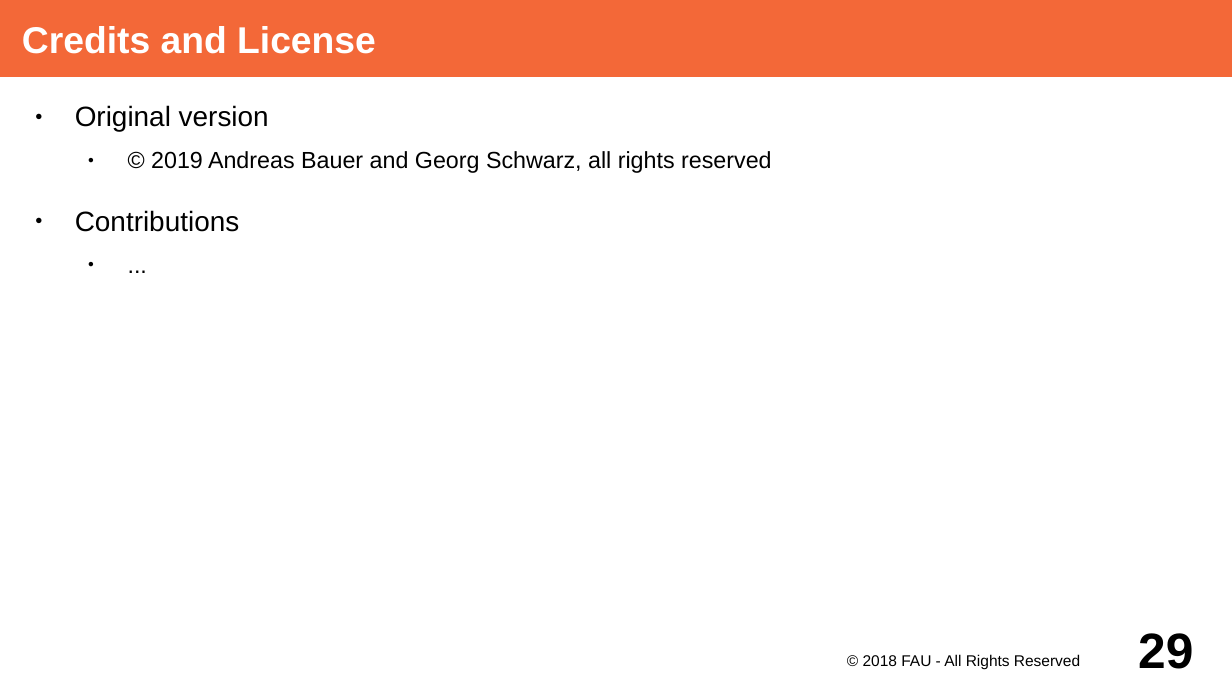
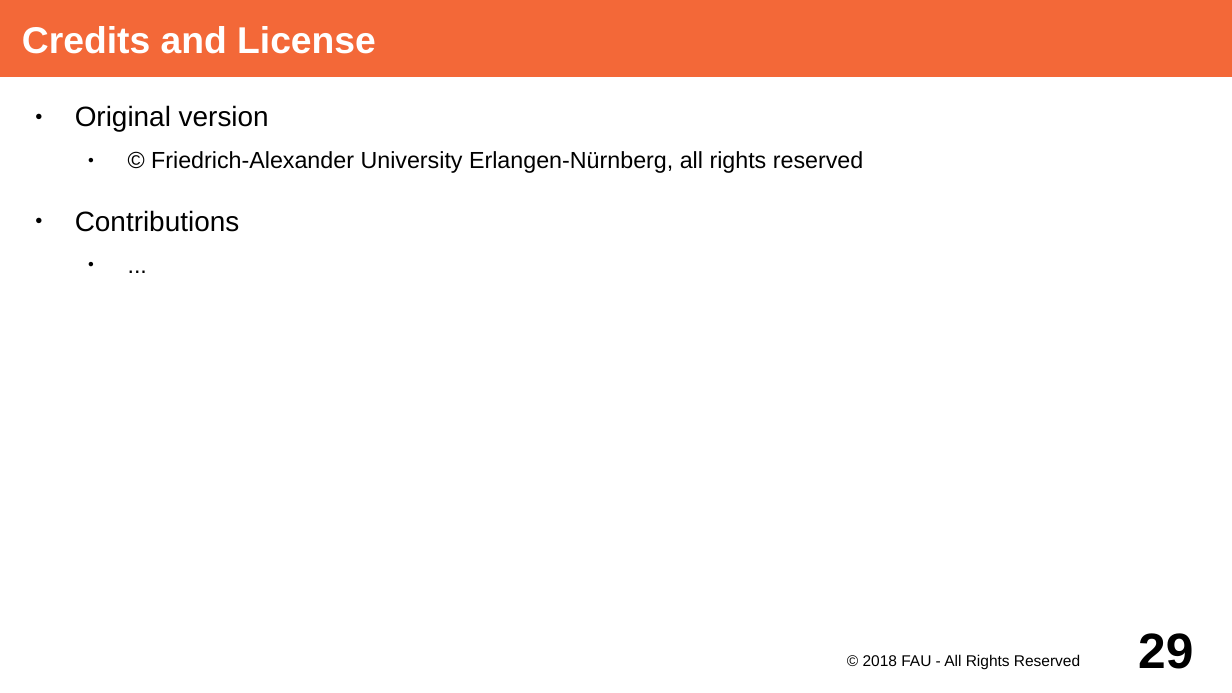
Before and after one commit to dirkriehle/adap-course, a slide deck: slide 29 of Lecture Slides/ADAP Z01 - Containerization.odp. Drawn at 1232x693 pixels with LibreOffice and Linux fonts; fonts in the diff are those of the drawing. Boxes give left, top, right and bottom in pixels: in the first picture for what was removed or moved away, otherwise in the second. Text is boxed around its words. In the diff, an @@ line names an element or a change of style, - is before the commit and + after.

```diff
--- a/Lecture Slides/ADAP Z01 - Containerization.odp
+++ b/Lecture Slides/ADAP Z01 - Containerization.odp
@@ text at (x1=151, y1=151, x2=864, y2=173): text changed @@
-  ● © 2019 Andreas Bauer and Georg Schwarz, all rights reserved
+  ● © Friedrich-Alexander University Erlangen-Nürnberg, all rights reserved
```
Also in this commit, not shown: 8 other slides changed.
